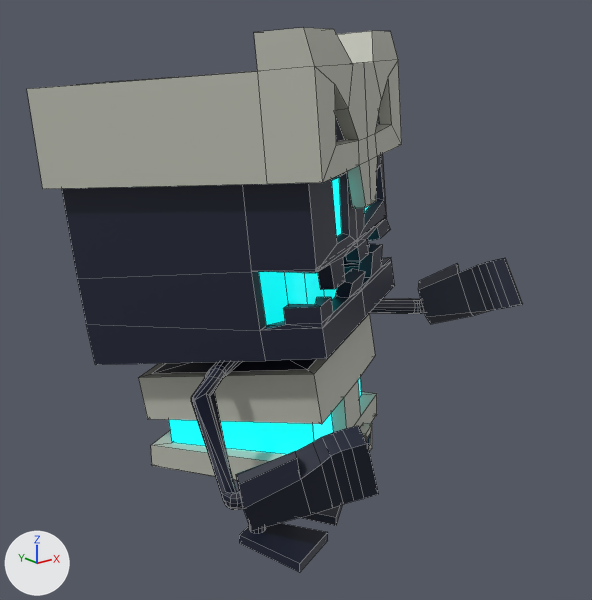
The FBX model Assets/Models/Creep_1.fbx as it was, and as the next commit left it.
The view is the same before and after, from a 50 mm lens placed at (-1.025, -1.379, 1.087), pointed at (0.066, -0.016, 0.542). Every picture has the same lights, and +X, +Y and +Z are marked at lower left. Mesh edges are drawn as thin lines.

Objects in the first picture: 'Creep_1'.
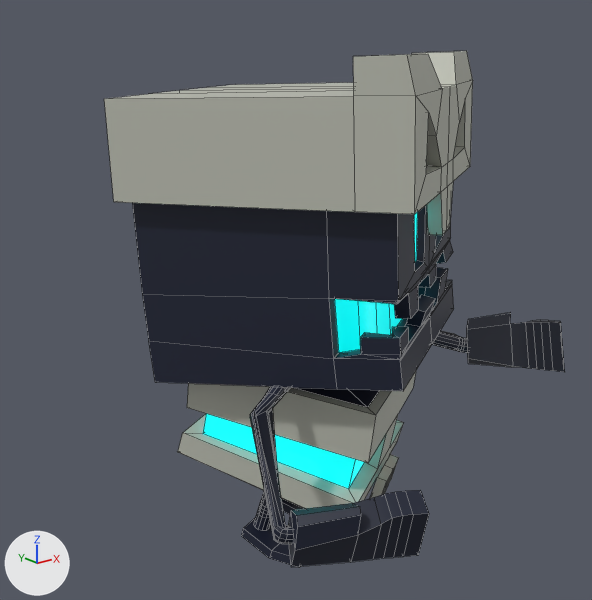
The change, as a list of edits to the scene's bpy script:
```text
Change me_mesh:
    used by ob_creep_1; location = (0.0, 0.0, 0.0); rotation_euler = (1.571, 0.0, 0.0), in degrees (90, 0, 0); scale = (0.01, 0.01, 0.01)
    remove me_mesh.from_pydata(...)  # 926 vertices, 867 faces; spans x -43.1..61.5, y 0.0..111.2, z -45.8..48.3
    add me_mesh.from_pydata(...)  # 934 vertices, 875 faces; spans x -48.2..61.5, y 1.3..112.7, z -54.2..48.3
    me_mesh part 1: 285 vertices moved from x -43.1..35.7, y 45.5..111.2, z -45.8..33.5 to x -48.2..32.9, y 38.1..112.7, z -54.2..31.5
    me_mesh part 2: 40 vertices moved from x -11.2..21.2, y 0.0..2.2, z -8.4..20.2 to x -11.2..20.7, y 1.3..7.0, z -8.4..19.3; 8 vertices added at x -9.2..14.7, y 1.3..3.5, z -2.6..11.7
Change ob_creep_1:
    ob_creep_1.rotation_euler: (1.571, 0.0, 0.0) -> (1.811, 0.142, 0.0171)  # degrees (90, 0, 0) -> degrees (104, 8.1, 1)
```

Boxes [x1, y1, x2, y2] around the edits, measured in the pictures (592 x 600 px; the box of a moved part takes in the faces that stretch with it):
'Creep_1', reshaped, turned: before [27, 27, 523, 572]; after [104, 51, 565, 567]
part 1 of me_mesh, moved or reshaped: before [27, 27, 402, 365]; after [104, 51, 473, 391]
part 2 of me_mesh, moved or reshaped: before [239, 504, 343, 572]; after [241, 498, 304, 567]
